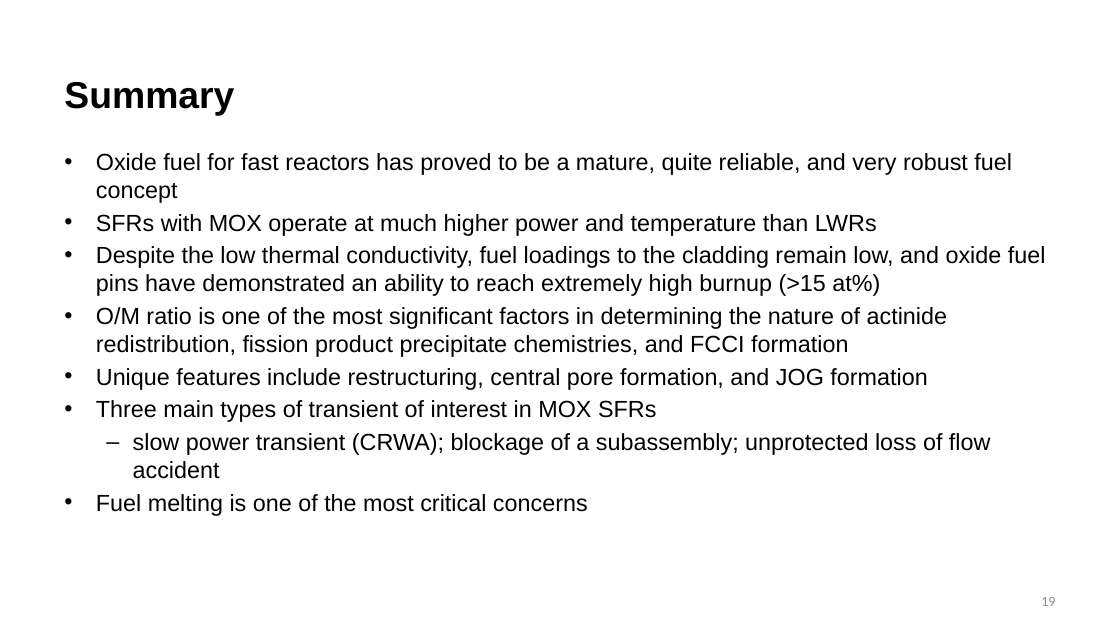
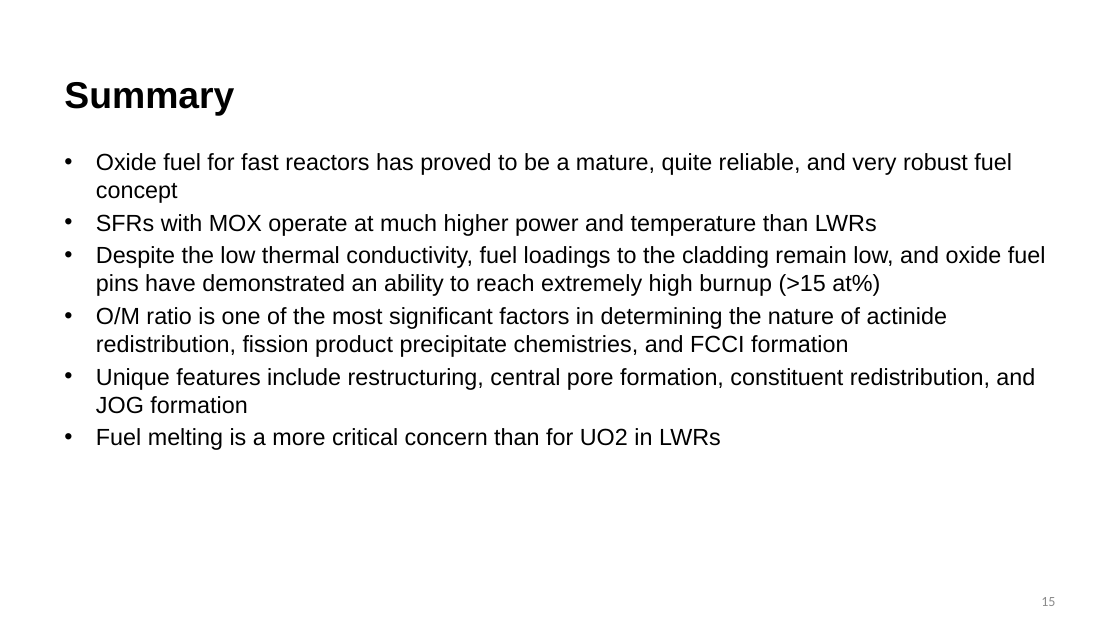
Before and after one commit to benbeeler/TEACHING, a slide deck: slide 15 of Nuclear_Fuel_Performance/NE533_Spring2026/Module4/Lec21_MOX.pptx (slide 19 before the commit). Drawn at 1120x630 pixels with LibreOffice and Linux fonts; fonts in the diff are those of the drawing; background and template pictures are left out. Boxes give left, top, right and bottom in pixels: in the first picture for what was removed or moved away, otherwise in the second. Text is boxed around its words. In the diff, an @@ line names an element or a change of style, - is before the commit and + after.

```diff
--- a/Nuclear_Fuel_Performance/NE533_Spring2026/Module4/Lec21_MOX.pptx
+++ b/Nuclear_Fuel_Performance/NE533_Spring2026/Module4/Lec21_MOX.pptx
@@ text at (x1=96, y1=368, x2=1035, y2=450): text changed @@
-• Unique features include restructuring, central pore formation, and JOG formation
-• Three main types of transient of interest in MOX SFRs
-  – slow power transient (CRWA); blockage of a subassembly; unprotected loss of flow accident
-• Fuel melting is one of the most critical concerns
+• Unique features include restructuring, central pore formation, constituent redistribution, and JOG formation
+• Fuel melting is a more critical concern than for UO2 in LWRs
```
Also in this commit, not shown: 7 other slides changed, 1 slide added, 9 other files.
